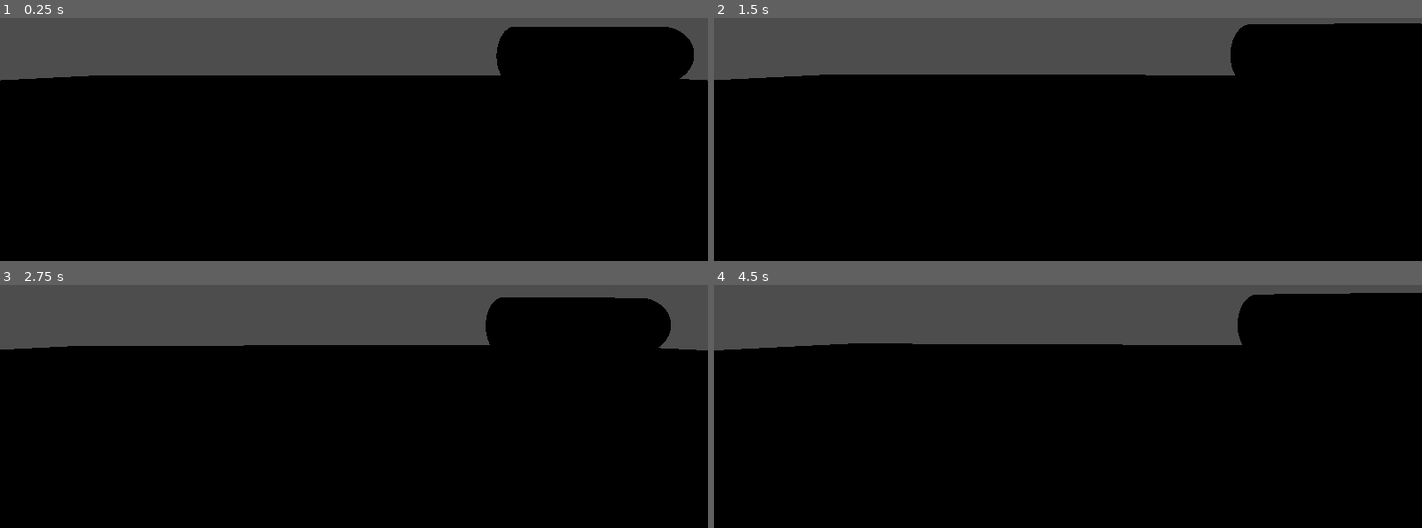
Above: before the commit, frames 1-4 (two rows, left to right).
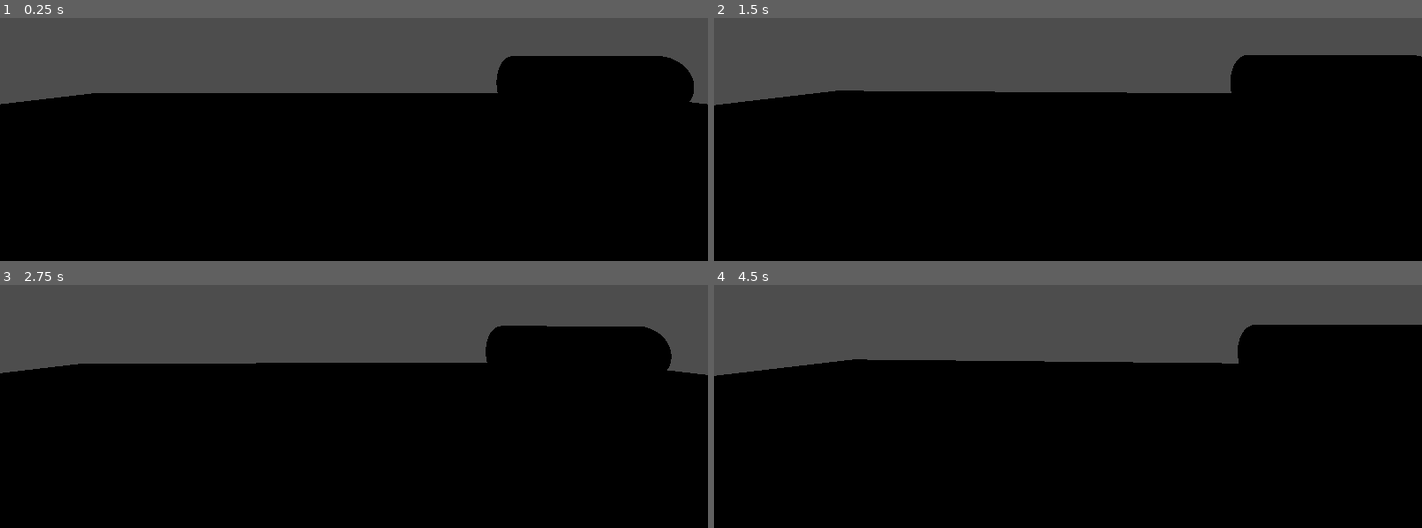
Above: after the commit, the same moments.

Repository: Area9579/ReverseFishing
Game: Godot game, scene res://Boat/boat_test_scene.tscn
Two runs of this game, one before a commit and one after it. Both use one fixed random seed, a clock stepped at 60 frames per second and the inputs below. The project has no main scene, so this scene is started directly.
Inputs (mouse positions are in pixels of both pictures, inside the frame that each line leads up to):
- Up to frame 1 (0.25 s): no input
- Up to frame 2 (1.5 s): tap Enter at 0.5 s; move the mouse to (1103, 61) at 0.52 s; hold D (Right) 0.53-1.28 s; tap E (Interact) at 0.6, 1.35 s; move the mouse to (1032, 64) at 1.27 s; hold A (Left) from 1.28 s (still down)
- Up to frame 3 (2.75 s): move the mouse to (368, 321) at 2.02 s; release A (Left) at 2.03 s; hold D (Right) from 2.03 s (still down); tap E (Interact) at 2.1 s
- Up to frame 4 (4.5 s): move the mouse to (1060, 336) at 2.77 s; tap E (Interact) at 2.85, 3.6, 4.35 s; tap Space at 3.5 s; move the mouse to (1117, 333) at 3.52 s; release D (Right) at 3.53 s; hold A (Left) from 3.53 s (still down); tap Escape (Escape, bound only after the commit) at 4.15 s; move the mouse to (1011, 323) at 4.27 s

The runs differ from the first frame. In frame 1, 8.9% of the frame differs, in the area x 0-100%, y 3-36%; in frame 2, 8.9%, in the area x 0-100%, y 2-36%; in frame 3, 8.7%; in frame 4, 8.8%.

Commit message:
WIP rope and stuff

Diff:
--- a/reversefishing/Boat/boat_controller.gd
+++ b/reversefishing/Boat/boat_controller.gd
@@ -6,9 +6,10 @@
 @onready var head: Node3D = $Head
 @onready var camera_3d: Camera3D = $Head/Camera3D
 @onready var preserver_marker: Marker3D = $PreserverMarker
+@onready var rope_attach_point: StaticBody3D = $RopeAttachPoint
 
-var preserver : PackedScene = preload("res://Life Preserver/life_preserver.tscn")
-var preserverArray : Array[LifePreserver] = []
+var preserver : PackedScene = preload("res://Rope/rope.tscn")
+var preserverArray : Array[Node3D] = []
 
 var mouseSensitivity : int = 1
 
@@ -48,6 +49,11 @@
 	if Input.is_action_just_pressed("Interact"):
 		SignalBus.emit_signal("interact")
 
+
+	if Input.is_action_just_pressed("Escape"):
+		Input.mouse_mode = Input.MOUSE_MODE_VISIBLE
+
+
 	move_and_slide()
 
 
@@ -63,7 +69,13 @@
 	var newPreserver = preserver.instantiate()
 	if preserverArray == []:
 		preserver_marker.add_child(newPreserver)
+		newPreserver.setRopeAttachment(rope_attach_point)
+		newPreserver.top_level = true
 	else:
-		preserverArray.get(preserverArray.size() - 1).getMarker().add_child(newPreserver)
+		get_tree().current_scene.add_child(newPreserver)
+		newPreserver.reparent(preserverArray.get(preserverArray.size() - 1).getMarker(), false)
+		#preserverArray.get(preserverArray.size() - 1).getMarker().add_child(newPreserver)
+		newPreserver.setRopeAttachment(preserverArray.get(preserverArray.size() - 1).getLifePreserver())
+		newPreserver.top_level = true
 
 	preserverArray.append(newPreserver)
--- a/reversefishing/Boat/boat_controller.tscn
+++ b/reversefishing/Boat/boat_controller.tscn
@@ -1,15 +1,19 @@
-[gd_scene load_steps=4 format=3 uid="uid://ddg3ko24uvh38"]
+[gd_scene load_steps=5 format=3 uid="uid://ddg3ko24uvh38"]
 
 [ext_resource type="Script" uid="uid://qekehxqlhdb2" path="res://Boat/boat_controller.gd" id="1_o4dir"]
 
 [sub_resource type="BoxShape3D" id="BoxShape3D_hbuyh"]
-size = Vector3(1, 0.238281, 2.68652)
+size = Vector3(1, 0.238, 2)
 
 [sub_resource type="SphereMesh" id="SphereMesh_o4dir"]
 radius = 0.2
 height = 0.4
 
+[sub_resource type="BoxShape3D" id="BoxShape3D_o4dir"]
+size = Vector3(0.1, 0.1, 0.1)
+
 [node name="BoatController" type="CharacterBody3D"]
+collision_layer = 2
 script = ExtResource("1_o4dir")
 
 [node name="CollisionShape3D" type="CollisionShape3D" parent="."]
@@ -26,4 +30,12 @@
 mesh = SubResource("SphereMesh_o4dir")
 
 [node name="PreserverMarker" type="Marker3D" parent="."]
-transform = Transform3D(1, 0, 0, 0, 1, 0, 0, 0, 1, 0, 0, 3)
+transform = Transform3D(1, 0, 0, 0, 1, 0, 0, 0, 1, 0, 0, 4)
+
+[node name="RopeAttachPoint" type="StaticBody3D" parent="."]
+transform = Transform3D(1, 0, 0, 0, 1, 0, 0, 0, 1, 0, 0, 1.05455)
+collision_layer = 0
+collision_mask = 0
+
+[node name="CollisionShape3D" type="CollisionShape3D" parent="RopeAttachPoint"]
+shape = SubResource("BoxShape3D_o4dir")
--- a/reversefishing/Boat/boat_test_scene.tscn
+++ b/reversefishing/Boat/boat_test_scene.tscn
@@ -1,7 +1,10 @@
-[gd_scene load_steps=5 format=3 uid="uid://cpqpxqkaaubwo"]
+[gd_scene load_steps=6 format=3 uid="uid://cpqpxqkaaubwo"]
 
 [ext_resource type="PackedScene" uid="uid://ddg3ko24uvh38" path="res://Boat/boat_controller.tscn" id="1_37k0w"]
 [ext_resource type="PackedScene" uid="uid://cd771rb0jevf1" path="res://FishingVessel/fishing_vessel.tscn" id="1_ciogt"]
+
+[sub_resource type="BoxShape3D" id="BoxShape3D_ciogt"]
+size = Vector3(30, 0.1, 30)
 
 [sub_resource type="StandardMaterial3D" id="StandardMaterial3D_ciogt"]
 albedo_color = Color(0.000231497, 2.208e-05, 0.267802, 1)
@@ -13,15 +16,20 @@
 [node name="BoatTestScene" type="Node3D"]
 
 [node name="BoatController" parent="." instance=ExtResource("1_37k0w")]
-
-[node name="MeshInstance3D" type="MeshInstance3D" parent="."]
-mesh = SubResource("PlaneMesh_5f3ft")
-
-[node name="Camera3D" type="Camera3D" parent="."]
-transform = Transform3D(1, 0, 0, 0, -4.37114e-08, 1, 0, -1, -4.37114e-08, 0, 7, 0)
+transform = Transform3D(1, 0, 0, 0, 1, 0, 0, 0, 1, 0, -0.106734, 0)
 
 [node name="FishingVessel" parent="." instance=ExtResource("1_ciogt")]
-transform = Transform3D(1, 0, 0, 0, 1, 0, 0, 0, 1, -8, 1, 9)
+transform = Transform3D(1, 0, 0, 0, 1, 0, 0, 0, 1, -8, -0.125426, 9)
 
 [node name="FishingVessel2" parent="." instance=ExtResource("1_ciogt")]
-transform = Transform3D(1, 0, 0, 0, 1, 0, 0, 0, 1, -8, 1, -5)
+transform = Transform3D(1, 0, 0, 0, 1, 0, 0, 0, 1, -8, -0.125426, -5)
+
+[node name="RigidBody3D" type="StaticBody3D" parent="."]
+transform = Transform3D(1, 0, 0, 0, 1, 0, 0, 0, 1, 0, -1.12543, 0)
+
+[node name="CollisionShape3D" type="CollisionShape3D" parent="RigidBody3D"]
+shape = SubResource("BoxShape3D_ciogt")
+
+[node name="MeshInstance3D" type="MeshInstance3D" parent="RigidBody3D"]
+mesh = SubResource("PlaneMesh_5f3ft")
+skeleton = NodePath("../..")
--- a/reversefishing/FishingVessel/fishing_vessel.tscn
+++ b/reversefishing/FishingVessel/fishing_vessel.tscn
@@ -14,6 +14,8 @@
 radius = 5.0
 
 [node name="FishingVessel" type="StaticBody3D"]
+collision_layer = 0
+collision_mask = 0
 script = ExtResource("1_el70e")
 sinkTime = 10
 
@@ -26,6 +28,8 @@
 shape = SubResource("ConvexPolygonShape3D_el70e")
 
 [node name="Area3D" type="Area3D" parent="."]
+collision_layer = 0
+collision_mask = 2
 
 [node name="CollisionShape3D" type="CollisionShape3D" parent="Area3D"]
 shape = SubResource("CylinderShape3D_el70e")
--- a/reversefishing/Life Preserver/life_preserver.gd
+++ b/reversefishing/Life Preserver/life_preserver.gd
@@ -1,8 +1,2 @@
 class_name LifePreserver
 extends RigidBody3D
-
-@onready var connection_marker: Marker3D = $ConnectionMarker
-
-
-func getMarker() -> Marker3D:
-	return connection_marker
--- a/reversefishing/Life Preserver/life_preserver.tscn
+++ b/reversefishing/Life Preserver/life_preserver.tscn
@@ -3,20 +3,22 @@
 [ext_resource type="Script" uid="uid://cvx85lng6o4it" path="res://Life Preserver/life_preserver.gd" id="1_g7kev"]
 
 [sub_resource type="TorusMesh" id="TorusMesh_57mno"]
-rings = 8
+rings = 12
 ring_segments = 8
 
 [sub_resource type="ConvexPolygonShape3D" id="ConvexPolygonShape3D_g7kev"]
 points = PackedVector3Array(0.437479, -0.243975, 0.583305, -0.060596, -0.0111184, -0.970296, -0.0603957, 0.0190553, -0. …(928 unchanged characters)…
 
 [node name="Life Preserver" type="RigidBody3D"]
+collision_layer = 4
+axis_lock_angular_x = true
+axis_lock_angular_y = true
+axis_lock_angular_z = true
 script = ExtResource("1_g7kev")
 
 [node name="MeshInstance3D" type="MeshInstance3D" parent="."]
+transform = Transform3D(0.965926, 0, -0.258819, 0, 1, 0, 0.258819, 0, 0.965926, 0, 0, 0)
 mesh = SubResource("TorusMesh_57mno")
 
 [node name="CollisionShape3D" type="CollisionShape3D" parent="."]
 shape = SubResource("ConvexPolygonShape3D_g7kev")
-
-[node name="ConnectionMarker" type="Marker3D" parent="."]
-transform = Transform3D(1, 0, 0, 0, 1, 0, 0, 0, 1, 0, 0, 3)
--- /dev/null
+++ b/reversefishing/Rope/rope.gd
@@ -0,0 +1,17 @@
+extends Node3D
+
+@onready var joint_5: PinJoint3D = $Joints/Joint5
+@onready var life_preserver: LifePreserver = $"Life Preserver"
+@onready var connection_marker: Marker3D = %ConnectionMarker
+
+
+func setRopeAttachment(attachPoint) -> void:
+	joint_5.node_b = attachPoint.get_path()
+
+
+func getMarker() -> Marker3D:
+	return connection_marker
+
+
+func getLifePreserver() -> LifePreserver:
+	return life_preserver
--- /dev/null
+++ b/reversefishing/Rope/rope.tscn
@@ -0,0 +1,100 @@
+[gd_scene load_steps=5 format=3 uid="uid://bo6gtfnbnawi4"]
+
+[ext_resource type="Script" uid="uid://uce4lxik0of5" path="res://Rope/rope.gd" id="1_wlbtu"]
+[ext_resource type="PackedScene" uid="uid://bmtwiy2dy2xt3" path="res://Life Preserver/life_preserver.tscn" id="2_hxlmy"]
+
+[sub_resource type="CylinderShape3D" id="CylinderShape3D_w4m7y"]
+height = 0.5
+radius = 0.05
+
+[sub_resource type="CylinderMesh" id="CylinderMesh_h5735"]
+top_radius = 0.05
+bottom_radius = 0.05
+height = 0.5
+
+[node name="Rope" type="Node3D"]
+transform = Transform3D(-1, 0, 8.74228e-08, 0, 1, 0, -8.74228e-08, 0, -1, 0, 0, -2)
+script = ExtResource("1_wlbtu")
+
+[node name="RopeBody1" type="RigidBody3D" parent="."]
+transform = Transform3D(1, 0, 0, 0, 1, 0, 0, 0, 1, 0, 0, -0.75)
+collision_layer = 4
+
+[node name="CollisionShape3D" type="CollisionShape3D" parent="RopeBody1"]
+transform = Transform3D(1, 0, 0, 0, -4.37114e-08, -1, 0, 1, -4.37114e-08, 0, 0, 0)
+shape = SubResource("CylinderShape3D_w4m7y")
+
+[node name="MeshInstance3D" type="MeshInstance3D" parent="RopeBody1"]
+transform = Transform3D(1, 0, 0, 0, -4.37114e-08, -1, 0, 1, -4.37114e-08, 0, 0, 0)
+mesh = SubResource("CylinderMesh_h5735")
+
+[node name="RopeBody2" type="RigidBody3D" parent="."]
+transform = Transform3D(1, 0, 0, 0, 1, 0, 0, 0, 1, 0, 0, -0.25)
+collision_layer = 4
+
+[node name="CollisionShape3D" type="CollisionShape3D" parent="RopeBody2"]
+transform = Transform3D(1, 0, 0, 0, -4.37114e-08, -1, 0, 1, -4.37114e-08, 0, 0, 0)
+shape = SubResource("CylinderShape3D_w4m7y")
+
+[node name="MeshInstance3D" type="MeshInstance3D" parent="RopeBody2"]
+transform = Transform3D(1, 0, 0, 0, -4.37114e-08, -1, 0, 1, -4.37114e-08, 0, 0, 0)
+mesh = SubResource("CylinderMesh_h5735")
+
+[node name="RopeBody3" type="RigidBody3D" parent="."]
+transform = Transform3D(1, 0, 0, 0, 1, 0, 0, 0, 1, 0, 0, 0.25)
+collision_layer = 4
+
+[node name="CollisionShape3D" type="CollisionShape3D" parent="RopeBody3"]
+transform = Transform3D(1, 0, 0, 0, -4.37114e-08, -1, 0, 1, -4.37114e-08, 0, 0, 0)
+shape = SubResource("CylinderShape3D_w4m7y")
+
+[node name="MeshInstance3D" type="MeshInstance3D" parent="RopeBody3"]
+transform = Transform3D(1, 0, 0, 0, -4.37114e-08, -1, 0, 1, -4.37114e-08, 0, 0, 0)
+mesh = SubResource("CylinderMesh_h5735")
+
+[node name="RopeBody4" type="RigidBody3D" parent="."]
+transform = Transform3D(1, 0, 0, 0, 1, 0, 0, 0, 1, 1.42109e-14, 0, 0.75)
+collision_layer = 4
+
+[node name="CollisionShape3D" type="CollisionShape3D" parent="RopeBody4"]
+transform = Transform3D(1, 0, 0, 0, -4.37114e-08, -1, 0, 1, -4.37114e-08, 0, 0, 0)
+shape = SubResource("CylinderShape3D_w4m7y")
+
+[node name="MeshInstance3D" type="MeshInstance3D" parent="RopeBody4"]
+transform = Transform3D(1, 0, 0, 0, -4.37114e-08, -1, 0, 1, -4.37114e-08, 0, 0, 0)
+mesh = SubResource("CylinderMesh_h5735")
+
+[node name="Life Preserver" parent="." instance=ExtResource("2_hxlmy")]
+transform = Transform3D(-1, 0, -8.74228e-08, 0, 1, 0, 8.74228e-08, 0, -1, -1.74846e-07, 0, -2)
+axis_lock_angular_x = false
+axis_lock_angular_y = false
+axis_lock_angular_z = false
+
+[node name="ConnectionMarker" type="Marker3D" parent="Life Preserver"]
+unique_name_in_owner = true
+transform = Transform3D(-1, 0, 8.74228e-08, 0, 1, 0, -8.74228e-08, 0, -1, 3.49691e-07, 0, 4)
+
+[node name="Joints" type="Node3D" parent="."]
+
+[node name="Joint1" type="PinJoint3D" parent="Joints"]
+transform = Transform3D(1, 0, 0, 0, 1, 0, 0, 0, 1, 0, 0, -1)
+node_a = NodePath("../../Life Preserver")
+node_b = NodePath("../../RopeBody1")
+
+[node name="Joint2" type="PinJoint3D" parent="Joints"]
+transform = Transform3D(1, 0, 0, 0, 1, 0, 0, 0, 1, 0, 0, -0.5)
+node_a = NodePath("../../RopeBody1")
+node_b = NodePath("../../RopeBody2")
+
+[node name="Joint3" type="PinJoint3D" parent="Joints"]
+node_a = NodePath("../../RopeBody2")
+node_b = NodePath("../../RopeBody3")
+
+[node name="Joint4" type="PinJoint3D" parent="Joints"]
+transform = Transform3D(1, 0, 0, 0, 1, 0, 0, 0, 1, 0, 0, 0.5)
+node_a = NodePath("../../RopeBody3")
+node_b = NodePath("../../RopeBody4")
+
+[node name="Joint5" type="PinJoint3D" parent="Joints"]
+transform = Transform3D(1, 0, 0, 0, 1, 0, 0, 0, 1, 1.42109e-14, 0, 1)
+node_a = NodePath("../../RopeBody4")
--- a/reversefishing/project.godot
+++ b/reversefishing/project.godot
@@ -35,3 +35,13 @@
 "events": [Object(InputEventKey,"resource_local_to_scene":false,"resource_name":"","device":-1,"window_id":0,"alt_press …(192 unchanged characters)…
 ]
 }
+Escape={
+"deadzone": 0.2,
+"events": [Object(InputEventKey,"resource_local_to_scene":false,"resource_name":"","device":-1,"window_id":0,"alt_pressed":false,"shift_pressed":false,"ctrl_pressed":false,"meta_pressed":false,"pressed":false,"keycode":0,"physical_keycode":4194305,"key_label":0,"unicode":0,"location":0,"echo":false,"script":null)
+]
+}
+
+[layer_names]
+
+3d_physics/layer_1="Environment"
+3d_physics/layer_2="Player"
Not shown, added: reversefishing/Rope/rope.gd.uid
